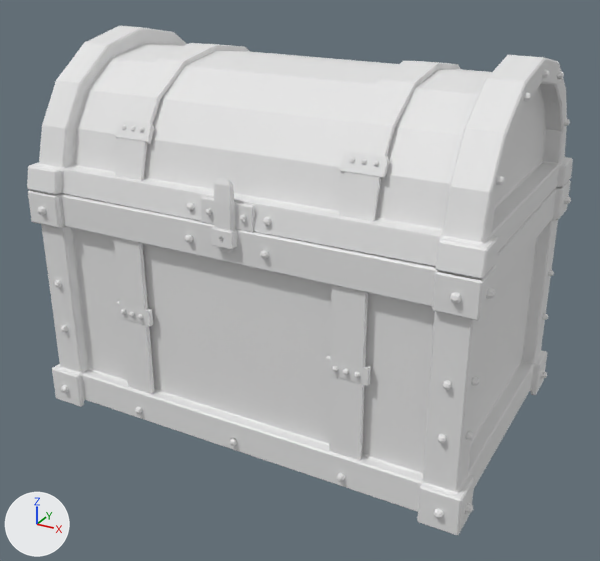
The FBX model Box.fbx, before and after one commit.
One viewpoint serves both versions: a camera (50 mm lens) standing at (2.7, -4.97, 1.92) and looking at (0.04, -0.14, -0.49). Arrows for +X, +Y and +Z are at lower left; the lights stay in place. The first picture is the older version. Where no turn or scale is listed for an object, it has been applied to the vertices.

Names of what the first picture shows: '柱体.001', '柱体.002', '柱体.004', '柱体.005', '立方体.001', '立方体.002', '立方体.014', '立方体.023'.
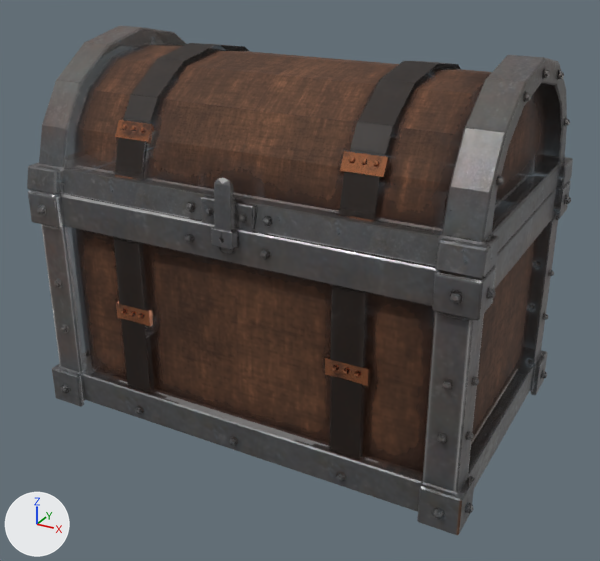
The change, as a list of edits to the scene's bpy script:
```text
Add img_box_盒子_basecolor_png:
    img_box_盒子_basecolor_png = load_image('Box_盒子_BaseColor.png', '贴图/Box/Box_盒子_BaseColor.png', 2048, 2048, 'sRGB')
Add img_box_盒子_metallic_png:
    img_box_盒子_metallic_png = load_image('Box_盒子_Metallic.png', '贴图/Box/Box_盒子_Metallic.png', 2048, 2048, 'Non-Color')
Add img_box_盒子_roughness_png:
    img_box_盒子_roughness_png = load_image('Box_盒子_Roughness.png', '贴图/Box/Box_盒子_Roughness.png', 2048, 2048, 'Non-Color')
Add img_box_盖子_basecolor_png:
    img_box_盖子_basecolor_png = load_image('Box_盖子_BaseColor.png', '贴图/Box/Box_盖子_BaseColor.png', 2048, 2048, 'sRGB')
Add img_box_盖子_metallic_png:
    img_box_盖子_metallic_png = load_image('Box_盖子_Metallic.png', '贴图/Box/Box_盖子_Metallic.png', 2048, 2048, 'Non-Color')
Add img_box_盖子_roughness_png:
    img_box_盖子_roughness_png = load_image('Box_盖子_Roughness.png', '贴图/Box/Box_盖子_Roughness.png', 2048, 2048, 'Non-Color')
Change mat_盖子:
    add n2 = _N.new('ShaderNodeTexImage'); n2.name = 'Image Texture'
    add n2.image = img_box_盖子_basecolor_png
    add n3 = _N.new('ShaderNodeTexImage'); n3.name = 'Image Texture.001'
    add n3.image = img_box_盖子_roughness_png
    add n4 = _N.new('ShaderNodeTexImage'); n4.name = 'Image Texture.002'
    add n4.image = img_box_盖子_metallic_png
    where n0 = _N.new('ShaderNodeBsdfPrincipled'); n0.name = 'Principled BSDF'
    add _L.new(n2.outputs[0], n0.inputs[0])  # 'Color' to 'Base Color'
    add _L.new(n2.outputs[1], n0.inputs[4])  # 'Alpha' to 'Alpha'
    add _L.new(n3.outputs[0], n0.inputs[2])  # 'Color' to 'Roughness'
    add _L.new(n4.outputs[0], n0.inputs[1])  # 'Color' to 'Metallic'
Change mat_盒子:
    add n2 = _N.new('ShaderNodeTexImage'); n2.name = 'Image Texture'
    add n2.image = img_box_盒子_basecolor_png
    add n3 = _N.new('ShaderNodeTexImage'); n3.name = 'Image Texture.001'
    add n3.image = img_box_盒子_roughness_png
    add n4 = _N.new('ShaderNodeTexImage'); n4.name = 'Image Texture.002'
    add n4.image = img_box_盒子_metallic_png
    where n0 = _N.new('ShaderNodeBsdfPrincipled'); n0.name = 'Principled BSDF'
    add _L.new(n2.outputs[0], n0.inputs[0])  # 'Color' to 'Base Color'
    add _L.new(n2.outputs[1], n0.inputs[4])  # 'Alpha' to 'Alpha'
    add _L.new(n3.outputs[0], n0.inputs[2])  # 'Color' to 'Roughness'
    add _L.new(n4.outputs[0], n0.inputs[1])  # 'Color' to 'Metallic'
```

Pixel boxes [x1, y1, x2, y2] of what changed, in the pictures (600 x 561 px):
'柱体.001', surface changed (darker)
    both: [28, 180, 571, 535]
'柱体.004', surface changed (darker)
    both: [27, 26, 573, 279]
'柱体.002', surface changed
    both: [113, 43, 460, 460]
'柱体.005', surface changed
    both: [115, 120, 389, 386]
'立方体.001', surface changed (white to grey)
    both: [201, 178, 255, 250]
'立方体.023', surface changed
    both: [37, 69, 571, 519]
'立方体.014', surface changed
    both: [121, 125, 379, 378]
'立方体.002', surface changed
    both: [222, 248, 232, 254]
